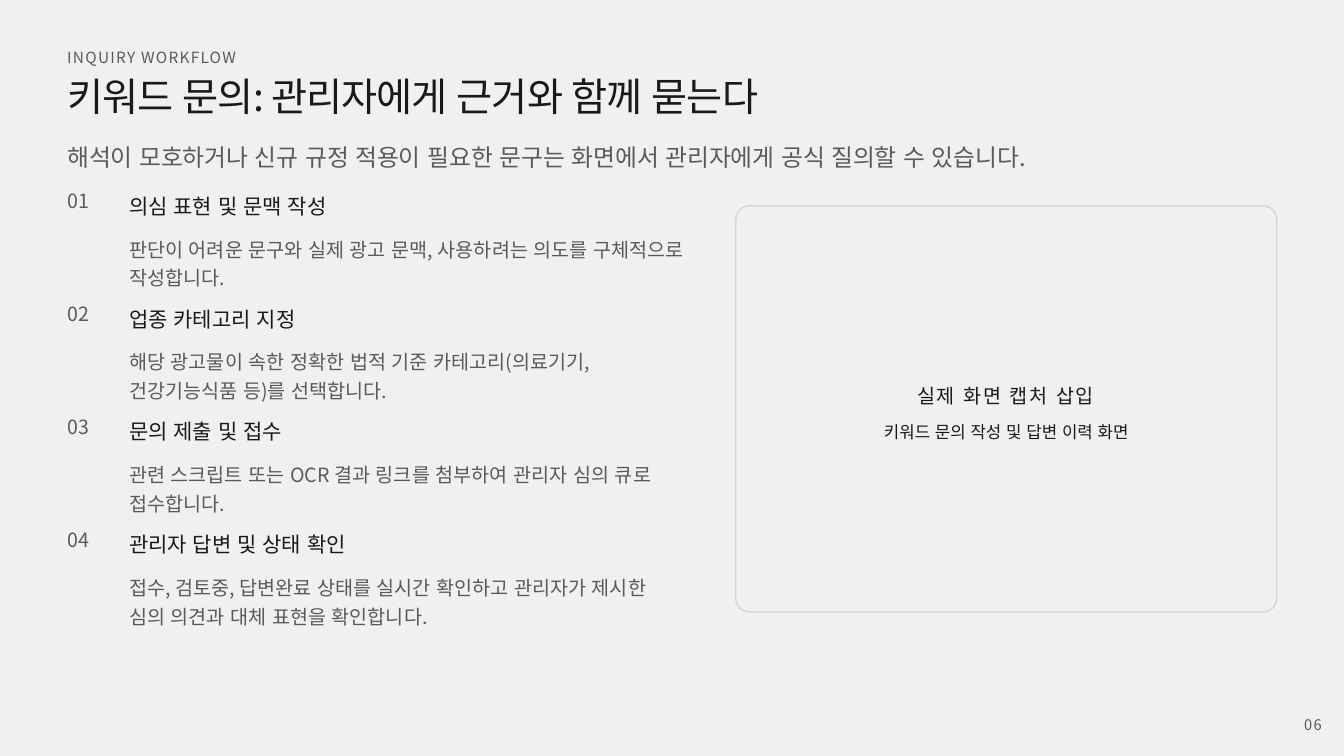
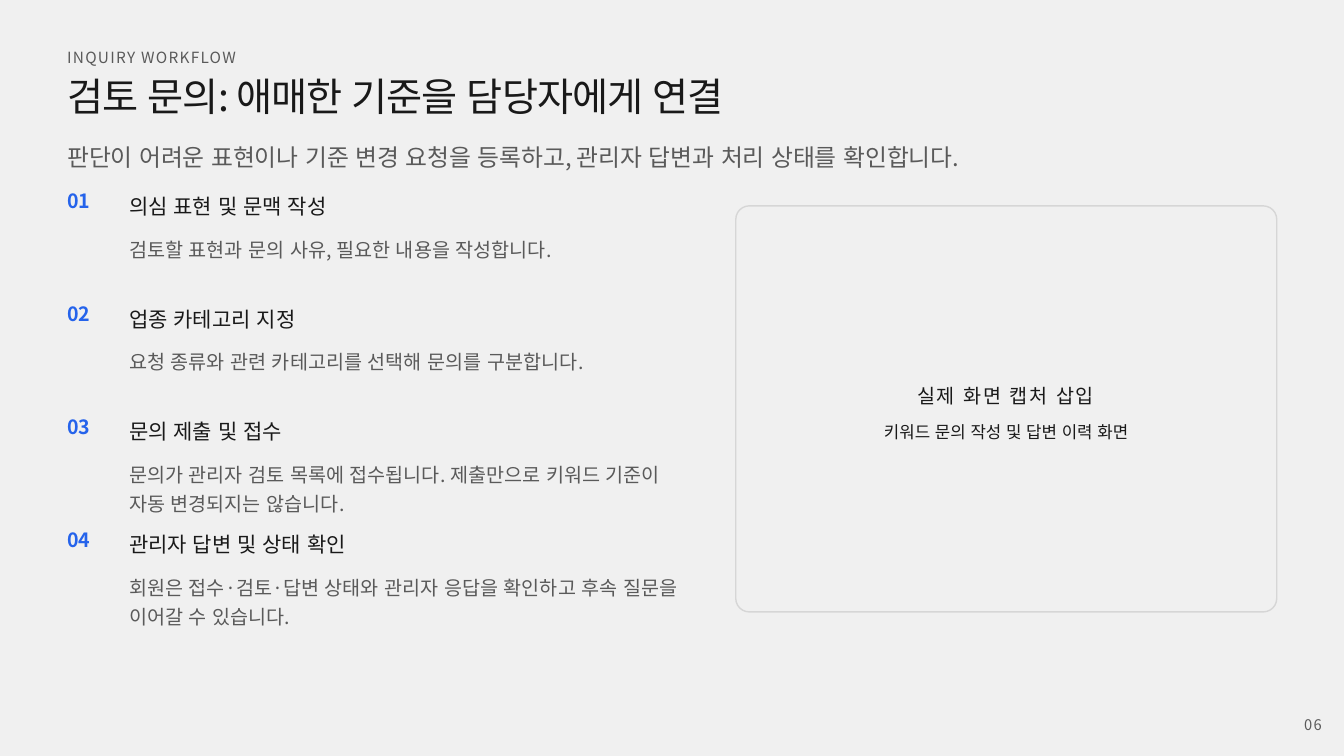
Before and after one commit to rlawlsgura-stack/keyword-risk-analyzer, a slide deck: slide 6 of docs/portfolio/keyword-risk-analyzer-blue-template-style.pptx. Drawn at 1344x756 pixels with LibreOffice and Linux fonts; fonts in the diff are those of the drawing; background and template pictures are left out. Boxes give left, top, right and bottom in pixels: in the first picture for what was removed or moved away, otherwise in the second. Text is boxed around its words. In the diff, an @@ line names an element or a change of style, - is before the commit and + after.

```diff
--- a/docs/portfolio/keyword-risk-analyzer-blue-template-style.pptx
+++ b/docs/portfolio/keyword-risk-analyzer-blue-template-style.pptx
@@ text at (67, 78, 723, 114): text changed @@
-키워드 문의: 관리자에게 근거와 함께 묻는다
+검토 문의: 애매한 기준을 담당자에게 연결
@@ text at (67, 146, 959, 170): text changed @@
-해석이 모호하거나 신규 규정 적용이 필요한 문구는 화면에서 관리자에게 공식 질의할 수 있습니다.
+판단이 어려운 표현이나 기준 변경 요청을 등록하고, 관리자 답변과 처리 상태를 확인합니다.
@@ text at (129, 240, 552, 261): text changed @@
-판단이 어려운 문구와 실제 광고 문맥, 사용하려는 의도를 구체적으로 작성합니다.
+검토할 표현과 문의 사유, 필요한 내용을 작성합니다.
@@ text at (129, 352, 583, 371): text changed @@
-해당 광고물이 속한 정확한 법적 기준 카테고리(의료기기, 건강기능식품 등)를 선택합니다.
+요청 종류와 관련 카테고리를 선택해 문의를 구분합니다.
@@ text at (129, 466, 660, 513): text changed @@
-관련 스크립트 또는 OCR 결과 링크를 첨부하여 관리자 심의 큐로 접수합니다.
+문의가 관리자 검토 목록에 접수됩니다. 제출만으로 키워드 기준이 자동 변경되지는 않습니다.
@@ text colour #5A5A5A to #2563EB, bold on in 4 elements at (67, 193, 90, 209), (67, 306, 90, 322), (67, 419, 90, 435), (67, 532, 90, 548) @@
@@ text at (129, 578, 677, 626): text changed @@
-접수, 검토중, 답변완료 상태를 실시간 확인하고 관리자가 제시한 심의 의견과 대체 표현을 확인합니다.
+회원은 접수·검토·답변 상태와 관리자 응답을 확인하고 후속 질문을 이어갈 수 있습니다.
```
Also in this commit, not shown: 9 other slides changed, 1 other file.
